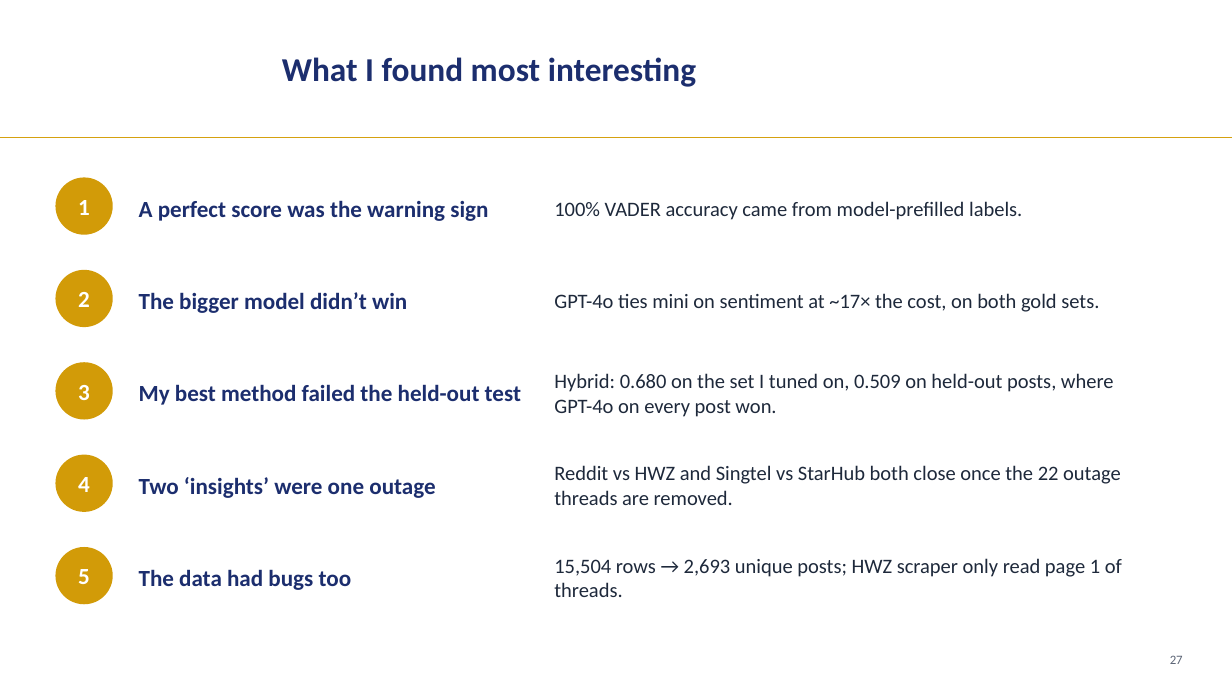
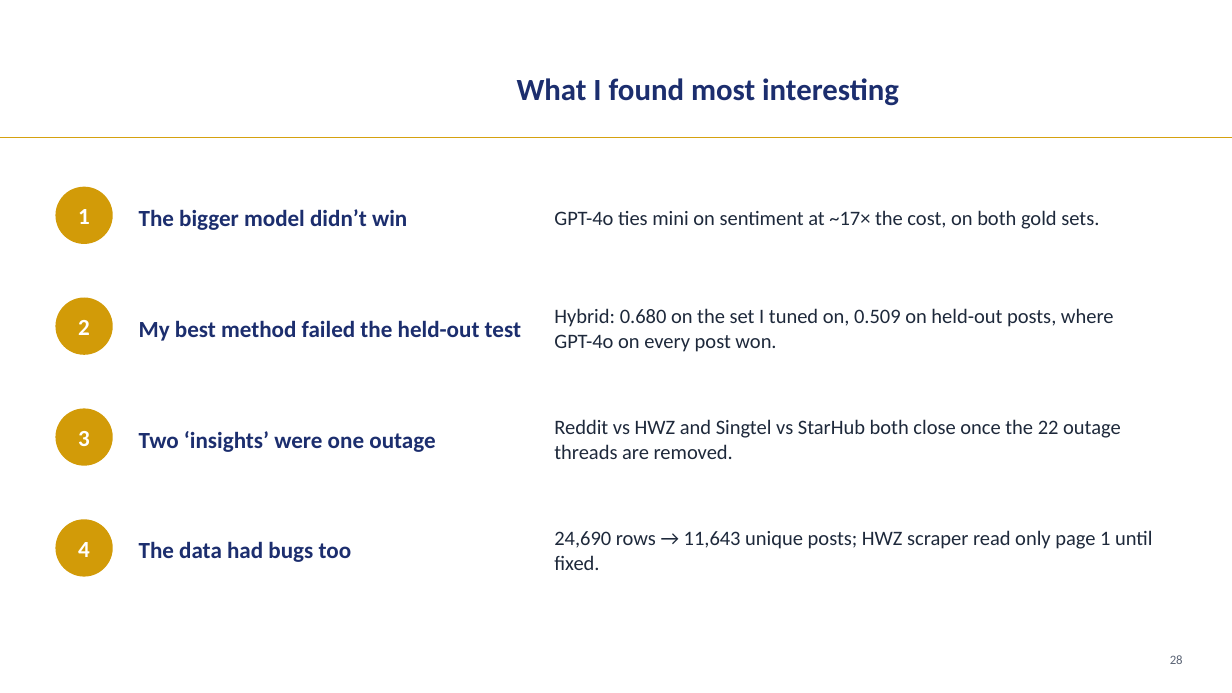
Before and after one commit to LizLicense/Public-Sentiment-Analysis-LLM-powered-Issue-Extraction, a slide deck: slide 28 of presentation/capstone_walkthrough.pptx (slide 27 before the commit). Drawn at 1232x693 pixels with LibreOffice and Linux fonts; fonts in the diff are those of the drawing; background and template pictures are left out. Boxes give left, top, right and bottom in pixels: in the first picture for what was removed or moved away, otherwise in the second. Text is boxed around its words. In the diff, an @@ line names an element or a change of style, - is before the commit and + after.

```diff
--- a/presentation/capstone_walkthrough.pptx
+++ b/presentation/capstone_walkthrough.pptx
@@ text "What I found most interesting": place and size @@
-text "What I found most interesting" at [282, 57, 696, 87]
+text "What I found most interesting" at [517, 78, 899, 106]
@@ text "What I found most interesting" at [517, 78, 899, 106]: size 26 to 24 pt; line spacing 1 to 0.95; less space between paragraphs @@
@@ ellipse "1": place and size @@
-ellipse "1" at [55, 177, 113, 235]
+ellipse "1" at [55, 187, 113, 244]
@@ text "The bigger model didn’t win": place and size @@
-text "The bigger model didn’t win" at [139, 292, 407, 313]
+text "The bigger model didn’t win" at [139, 209, 407, 230]
@@ text removed at [139, 200, 488, 221] @@
-A perfect score was the warning sign
@@ text "GPT-4o ties mini on sentiment ...": place and size @@
-text "GPT-4o ties mini on sentiment ..." at [554, 293, 1099, 312]
+text "GPT-4o ties mini on sentiment ..." at [554, 210, 1099, 229]
@@ text removed at [554, 201, 1022, 220] @@
-100% VADER accuracy came from model-prefilled labels.
@@ ellipse "2": place and size @@
-ellipse "2" at [55, 270, 113, 327]
+ellipse "2" at [55, 298, 113, 355]
@@ text "My best method failed the ...": place and size @@
-text "My best method failed the ..." at [139, 384, 521, 405]
+text "My best method failed the ..." at [139, 320, 521, 341]
@@ text "Hybrid: 0.680 on the set ...": place and size @@
-text "Hybrid: 0.680 on the set ..." at [554, 373, 1114, 417]
+text "Hybrid: 0.680 on the set ..." at [554, 308, 1114, 352]
@@ ellipse "3": place and size @@
-ellipse "3" at [55, 362, 113, 420]
+ellipse "3" at [55, 409, 113, 466]
@@ text "Two ‘insights’ were one outage": place and size @@
-text "Two ‘insights’ were one outage" at [139, 477, 435, 498]
+text "Two ‘insights’ were one outage" at [139, 431, 435, 452]
@@ text "Reddit vs HWZ and Singtel ...": place and size @@
-text "Reddit vs HWZ and Singtel ..." at [554, 465, 1121, 505]
+text "Reddit vs HWZ and Singtel ..." at [554, 419, 1121, 459]
@@ ellipse "4": place and size @@
-ellipse "4" at [55, 455, 113, 512]
+ellipse "4" at [55, 519, 113, 577]
@@ text "The data had bugs too": place and size @@
-text "The data had bugs too" at [139, 569, 352, 590]
+text "The data had bugs too" at [139, 541, 352, 562]
@@ text at [554, 530, 1152, 570]: text changed @@
-15,504 rows → 2,693 unique posts; HWZ scraper only read page 1 of threads.
+24,690 rows → 11,643 unique posts; HWZ scraper read only page 1 until fixed.
@@ ellipse removed at [55, 547, 113, 604] @@
-5
@@ text at [1170, 655, 1183, 664]: text changed @@
-27
+28
```
Also in this commit, not shown: 32 other slides changed, 3 slides added, 17 other files.
